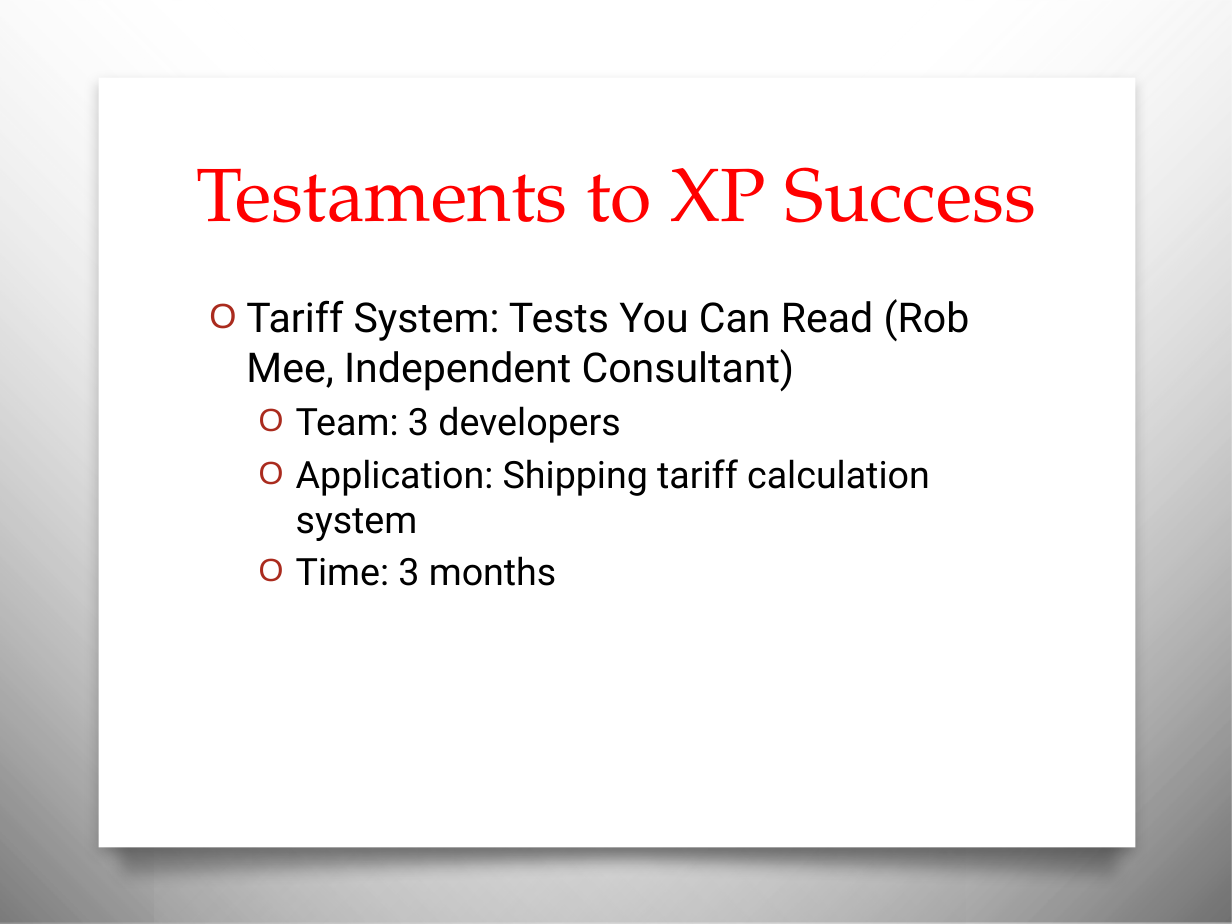
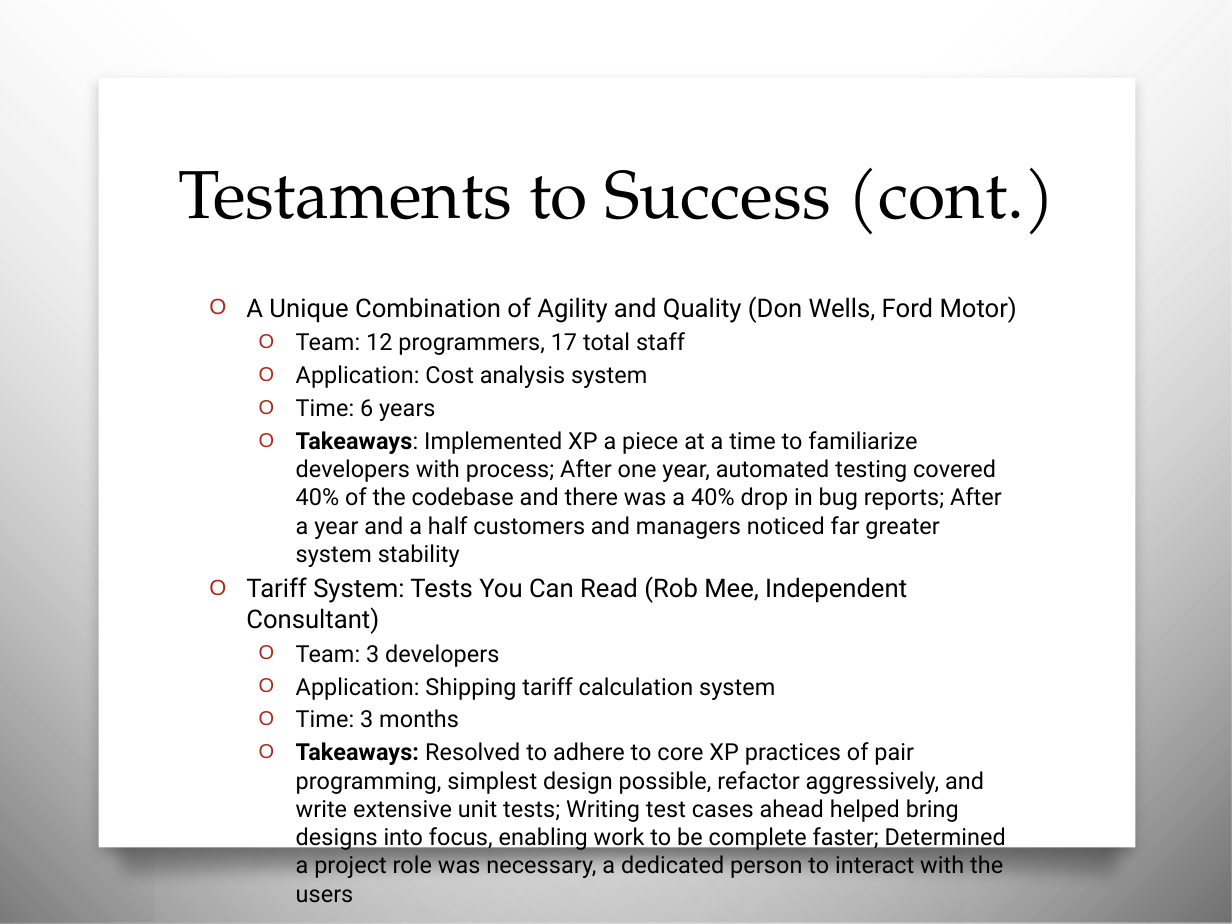
Before and after one commit to msnyde8/COSC617, a slide deck: slide 16 of Readings/Embracing Change with Extreme Programming - MJS.pptx (slide 18 before the commit). Drawn at 1232x924 pixels with LibreOffice and Linux fonts; fonts in the diff are those of the drawing; background and template pictures are left out. Boxes give left, top, right and bottom in pixels: in the first picture for what was removed or moved away, otherwise in the second. Text is boxed around its words. In the diff, an @@ line names an element or a change of style, - is before the commit and + after.

```diff
--- a/Readings/Embracing Change with Extreme Programming - MJS.pptx
+++ b/Readings/Embracing Change with Extreme Programming - MJS.pptx
@@ title at box(178, 168, 1055, 235): text changed; size 44 to 39.6 pt; text colour #FF0000 to #000000 @@
-Testaments to XP Success
+Testaments to Success (cont.)
@@ text at box(246, 296, 1017, 567): paragraphs added @@
+O A Unique Combination of Agility and Quality (Don Wells, Ford Motor)
+  O Team: 12 programmers, 17 total staff
+  O Application: Cost analysis system
+  O Time: 6 years
+  O Takeaways: Implemented XP a piece at a time to familiarize developers with process; After one year, automated testing covered 40% of the codebase and there was a 40% drop in bug reports; After a year and a half customers and managers noticed far greater system stability
@@ text at box(246, 576, 907, 728): size 24 to 15 pt in "Tariff System: Tests You Can Read (Rob ..."; size 22 to 13.8 pt in "Team: 3 developers", "Application: Shipping tariff calculation system", "Time: 3 months"; less space between paragraphs @@
@@ text at box(296, 742, 1006, 902): paragraph added @@
+  O Takeaways: Resolved to adhere to core XP practices of pair programming, simplest design possible, refactor aggressively, and write extensive unit tests; Writing test cases ahead helped bring designs into focus, enabling work to be complete faster; Determined a project role was necessary, a dedicated person to interact with the users
```
Also in this commit, not shown: 9 other slides changed, 2 slides added, 5 slides removed, 2 other files.
